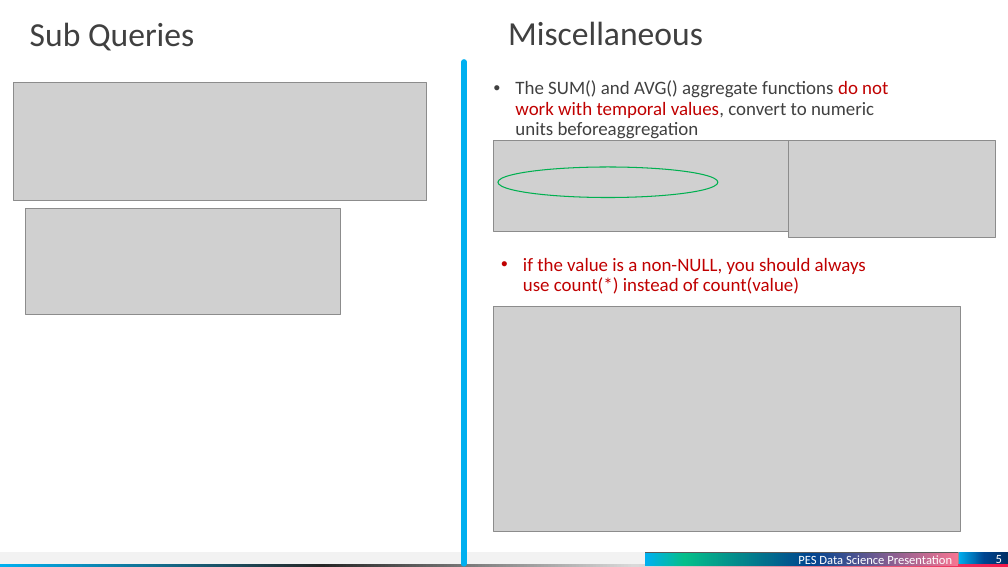
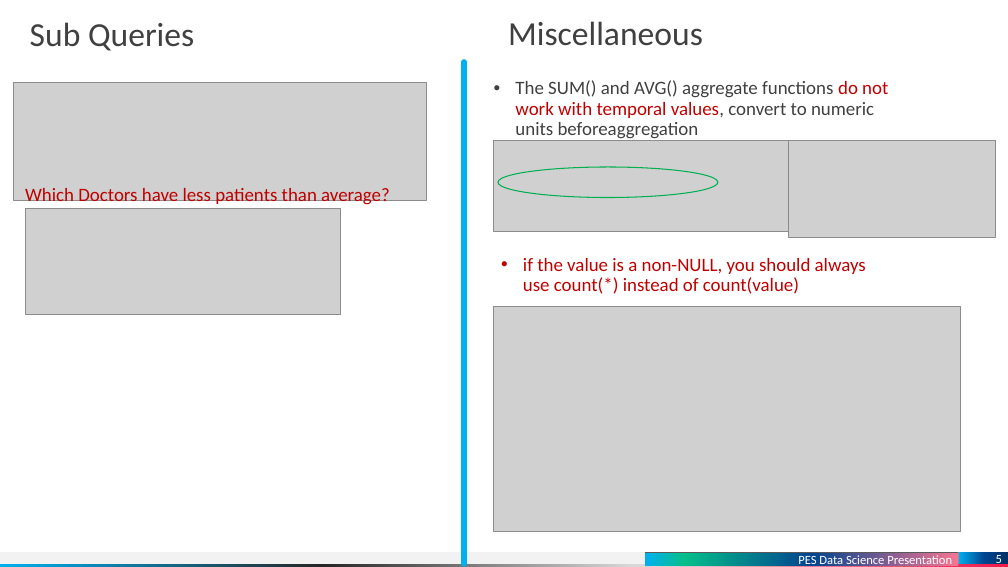
Before and after one commit to dinuthomas/pesmtech, a slide deck: slide 5 of presentation/medicine.pptx. Drawn at 1008x567 pixels with LibreOffice and Linux fonts; fonts in the diff are those of the drawing; grey boxes stand for pictures. Boxes give left, top, right and bottom in pixels: in the first picture for what was removed or moved away, otherwise in the second. Text is boxed around its words. In the diff, an @@ line names an element or a change of style, - is before the commit and + after.

Commit message:
Updated rhe ppt 	modified:   presentation/medicine.pptx

```diff
--- a/presentation/medicine.pptx
+++ b/presentation/medicine.pptx
@@ text added at box(25, 188, 390, 207), 18 pt, text #C00000 @@
+Which Doctors have less patients than average?
```
Also in this commit, not shown: 1 other slide changed.
